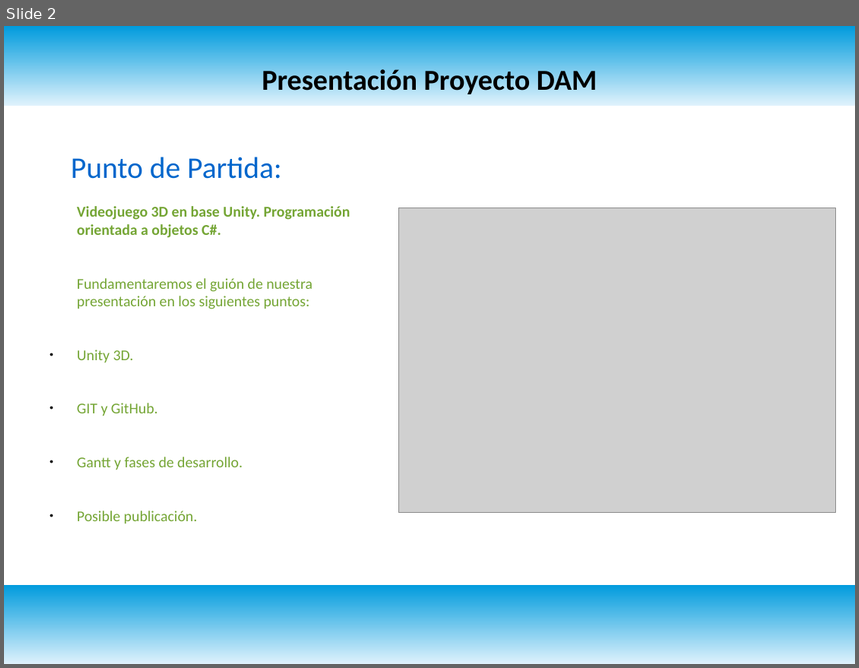
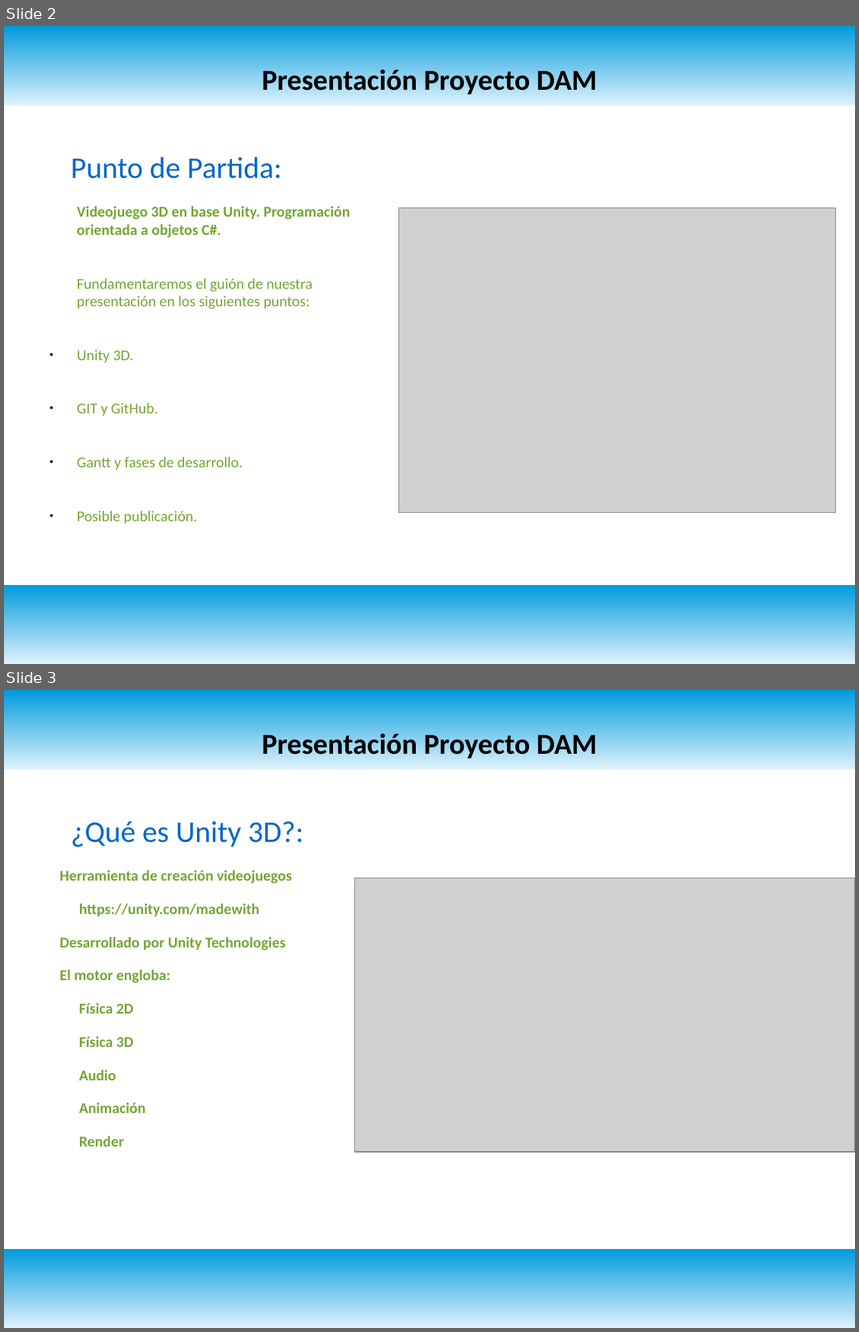
Before and after one commit to hectorgomezarino/ProyectoDAM, a slide deck: PresentaciónProyecto.odp. Shown one above the other, each under a label of ours: slide 2 before the commit, slides 2 and 3 after it. The pictures are 859x668 and 859x1332 pixels, drawn with LibreOffice and Linux fonts; fonts in the diff are those of the drawing; grey boxes stand for pictures. Boxes give left, top, right and bottom in pixels: in the first picture for what was removed or moved away, otherwise in the second. Text is boxed around its words. In the diff, an @@ line names an element or a change of style, - is before the commit and + after.

Commit message:
Modificados documentos: Diagrama de Gantt y Presentación Proyecto.

```diff
--- a/PresentaciónProyecto.odp
+++ b/PresentaciónProyecto.odp
@@ slide 3 added at <box>4,690,855,1328</box>, background #FFFFFF; not listed: 2 template elements that a slide beside it also shows @@
@@ title added at <box>262,733,598,761</box>, 27 pt, text #000000, bold @@
+Presentación Proyecto DAM
@@ text added at <box>71,821,303,847</box>, 28 pt, text #0066CC @@
+¿Qué es Unity 3D?:
@@ text added at <box>59,870,292,1147</box>, 14 pt, text #74A534, bold @@
+Herramienta de creación videojuegos
+https://unity.com/madewith
+Desarrollado por Unity Technologies
+El motor engloba:
+Física 2D
+Física 3D
+Audio
+Animación
+Render
@@ picture added at <box>354,878,855,1153</box> @@
```
Also in this commit, not shown: 1 other slide added.
